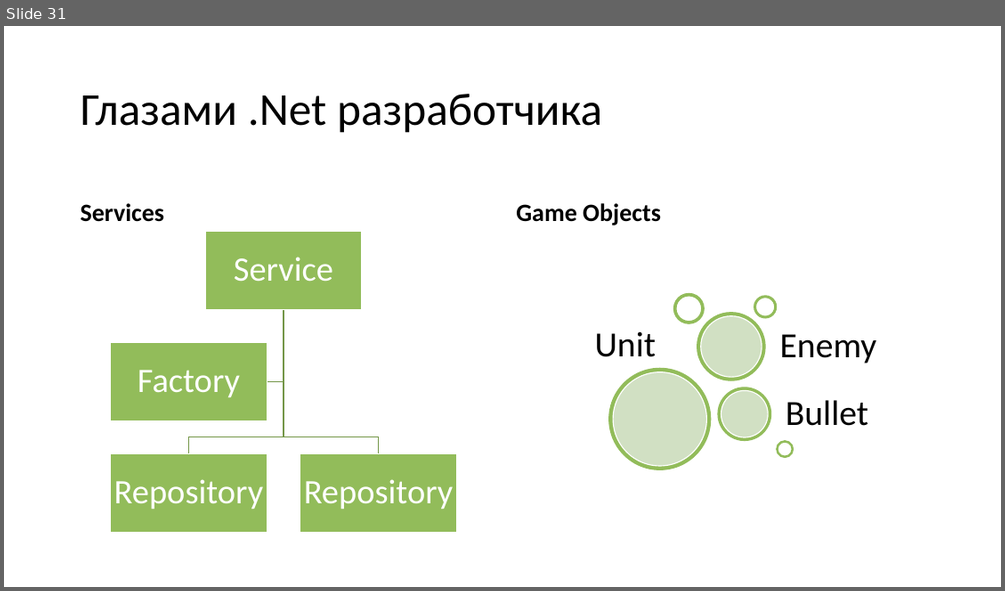
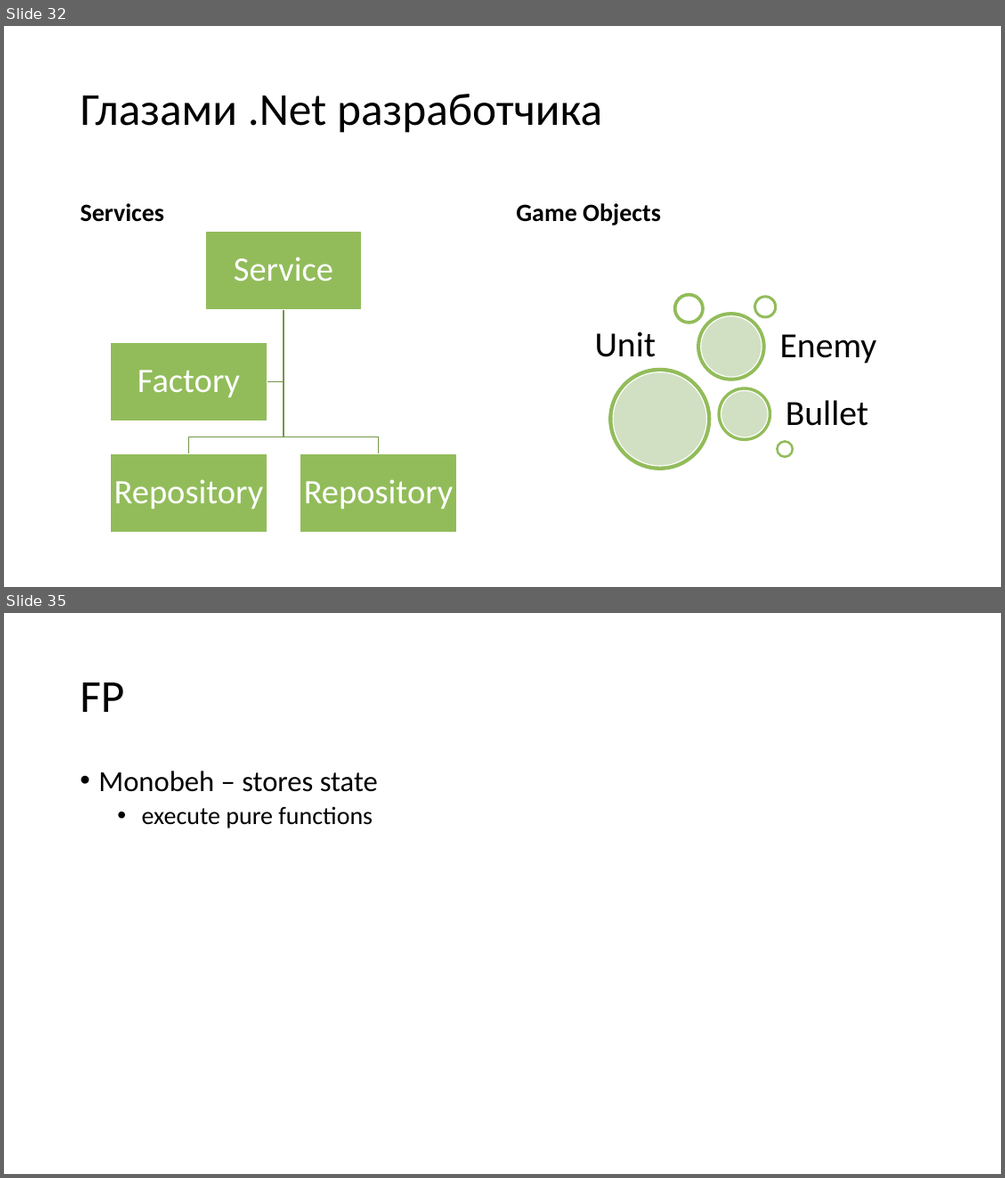
Before and after one commit to kugushev/presentations, a slide deck: 2020_GameDev-As-Hobby/Presentation.pptx. Shown one above the other, each under a label of ours: slide 31 before the commit, slides 32 and 35 after it; the slides between them are not shown. The pictures are 1005x591 and 1005x1178 pixels, drawn with LibreOffice and Linux fonts; fonts in the diff are those of the drawing. Boxes give left, top, right and bottom in pixels: in the first picture for what was removed or moved away, otherwise in the second. Text is boxed around its words. In the diff, an @@ line names an element or a change of style, - is before the commit and + after.

```diff
--- a/2020_GameDev-As-Hobby/Presentation.pptx
+++ b/2020_GameDev-As-Hobby/Presentation.pptx
@@ slide 35 added at [4,613,1001,1174], background #FFFFFF @@
@@ title added at [80,682,124,712], 44 pt, text #000000 @@
+FP
@@ text added at [98,771,378,828], 24 pt, text #000000 @@
+• Monobeh – stores state
+  • execute pure functions
@@ what was slide 31 is now slide 32 @@
```
Also in this commit, not shown: 2 slides changed, 4 other slides added.
